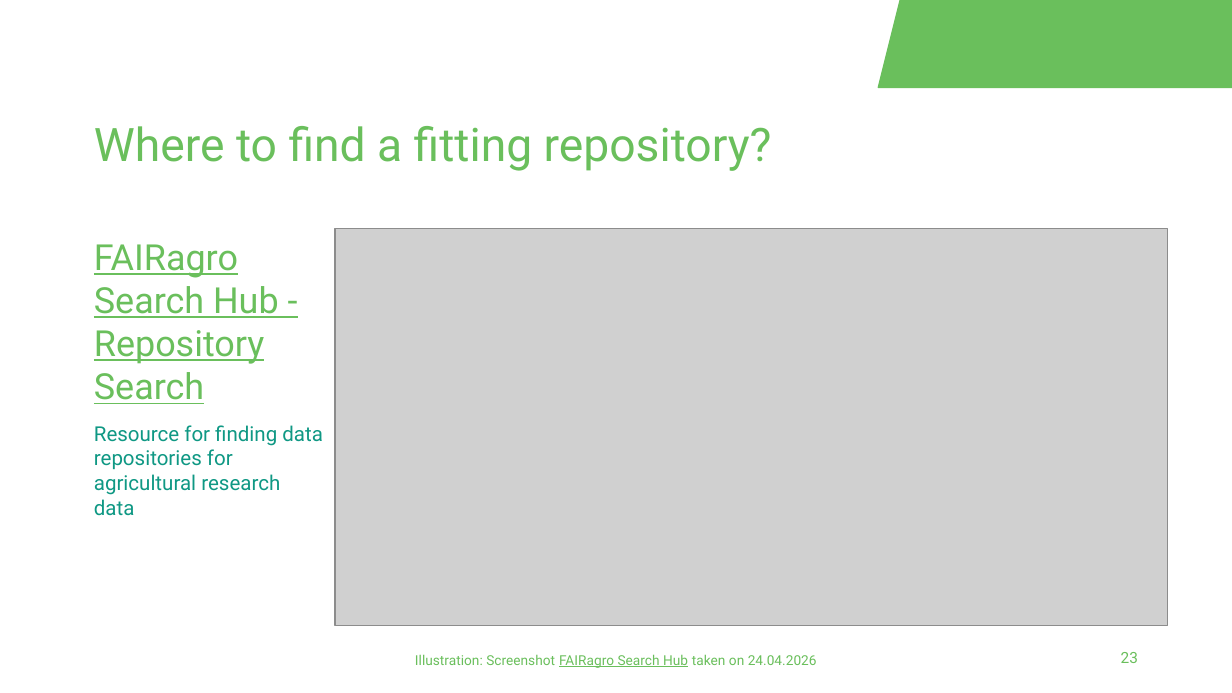
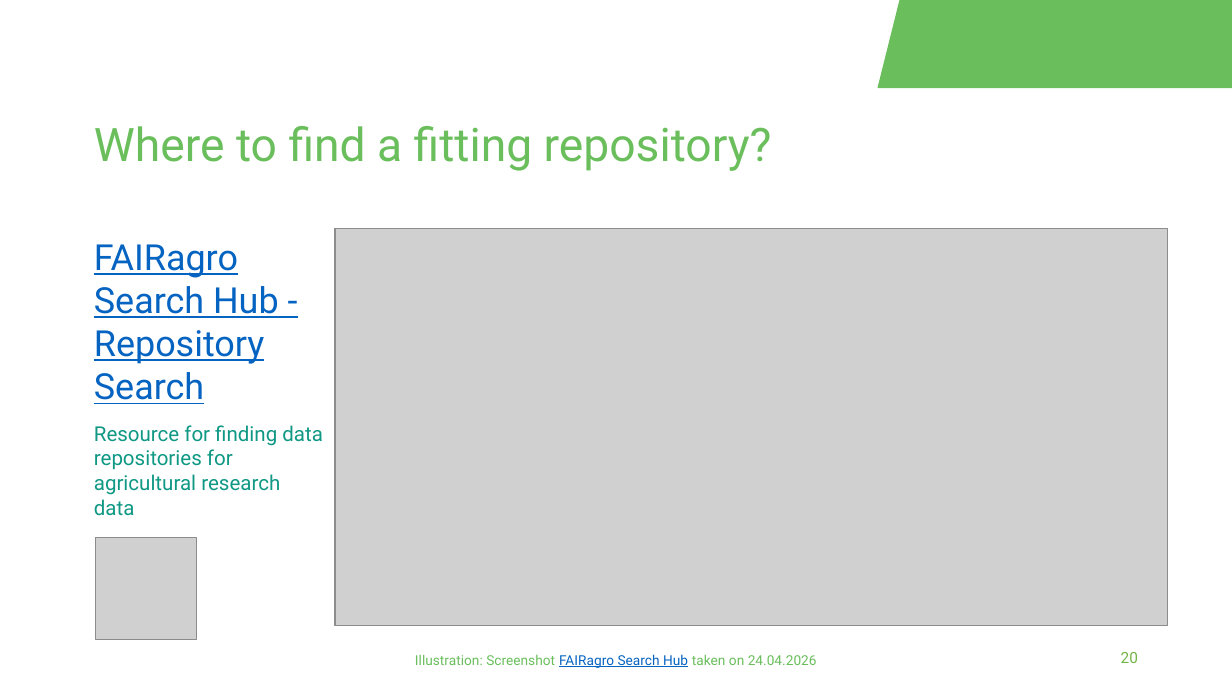
Before and after one commit to fairagro/FAIRagro_Modular-RDM-Training-Material, a slide deck: slide 20 of FAIRagro_Trainings_planned/2026-09_RepoTraining_deNBI/RepoTraining_Slides.odp (slide 23 before the commit). Drawn at 1232x693 pixels with LibreOffice and Linux fonts; fonts in the diff are those of the drawing; grey boxes stand for pictures; background and template pictures are left out. Boxes give left, top, right and bottom in pixels: in the first picture for what was removed or moved away, otherwise in the second. Text is boxed around its words. In the diff, an @@ line names an element or a change of style, - is before the commit and + after.

Commit message:
FAIRagro trainings slide updated

```diff
--- a/FAIRagro_Trainings_planned/2026-09_RepoTraining_deNBI/RepoTraining_Slides.odp
+++ b/FAIRagro_Trainings_planned/2026-09_RepoTraining_deNBI/RepoTraining_Slides.odp
@@ text at box(94, 244, 279, 404): text colour #6ABF5C to #0563C1 in "FAIRagro Search Hub - Repository Search" @@
@@ picture added at box(95, 538, 196, 639) @@
@@ text "Illustration: Screenshot FAIRagro Search Hub ..." at box(415, 654, 817, 668): text colour #6ABF5C to #0563C1 in "FAIRagro Search Hub" @@
@@ page number at box(1121, 652, 1138, 663): text changed; text colour #6ABF5C to #74B549 @@
-23
+20
```
Also in this commit, not shown: 15 other slides changed, 6 slides added, 7 slides removed, 3 other files.
